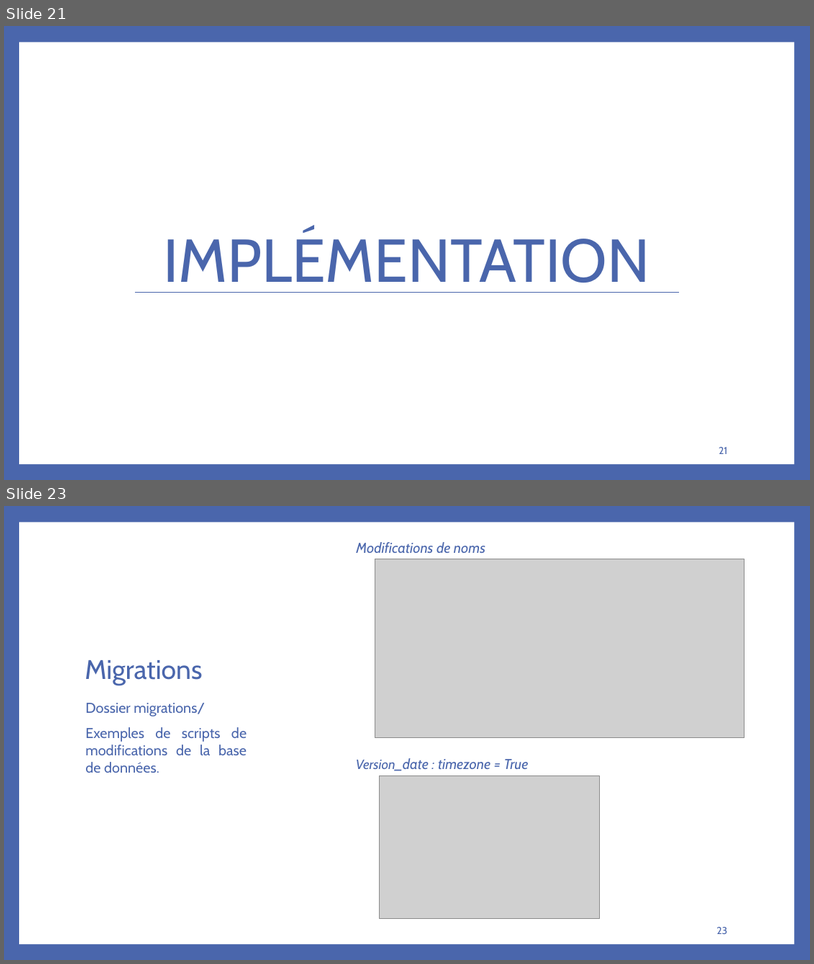
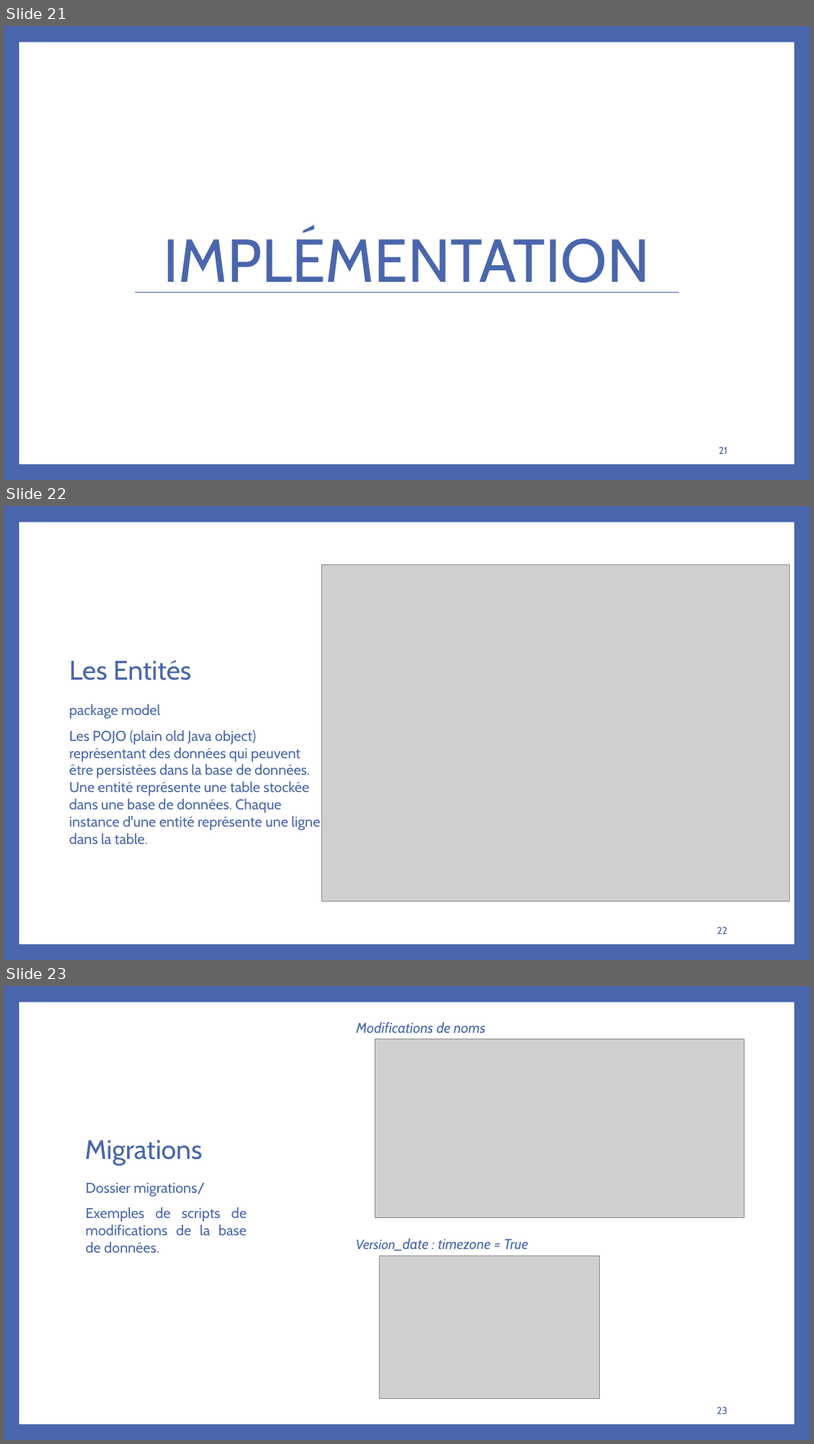
Before and after one commit to bakedpotato191/projet, a slide deck: rapport.PPTX. Shown one above the other, each under a label of ours: slides 21 and 23 before the commit, slides 21, 22 and 23 after it; the slides between them are not shown. The pictures are 814x964 and 814x1444 pixels, drawn with LibreOffice and Linux fonts; fonts in the diff are those of the drawing; grey boxes stand for pictures. Boxes give left, top, right and bottom in pixels: in the first picture for what was removed or moved away, otherwise in the second. Text is boxed around its words. In the diff, an @@ line names an element or a change of style, - is before the commit and + after.

```diff
--- a/rapport.PPTX
+++ b/rapport.PPTX
@@ slide 22 added at (4, 506, 810, 960), background #4A66AC; not listed: 1 template element that a slide beside it also shows @@
@@ picture added at (322, 565, 790, 901) @@
@@ title added at (70, 660, 191, 680), 32 pt, text #4A66AC @@
+Les Entités
@@ text added at (70, 704, 320, 844), 17 pt, text #4A66AC @@
+package model
+Les POJO (plain old Java object) représentant des données qui peuvent être persistées dans la base de données. Une entité représente une table stockée dans une base de données. Chaque instance d'une entité représente une ligne dans la table.
@@ page number added at (718, 926, 728, 934), 12 pt, text #4A66AC @@
+22
```
Also in this commit, not shown: 2 slides changed, 1 slide removed, 32 other files.
